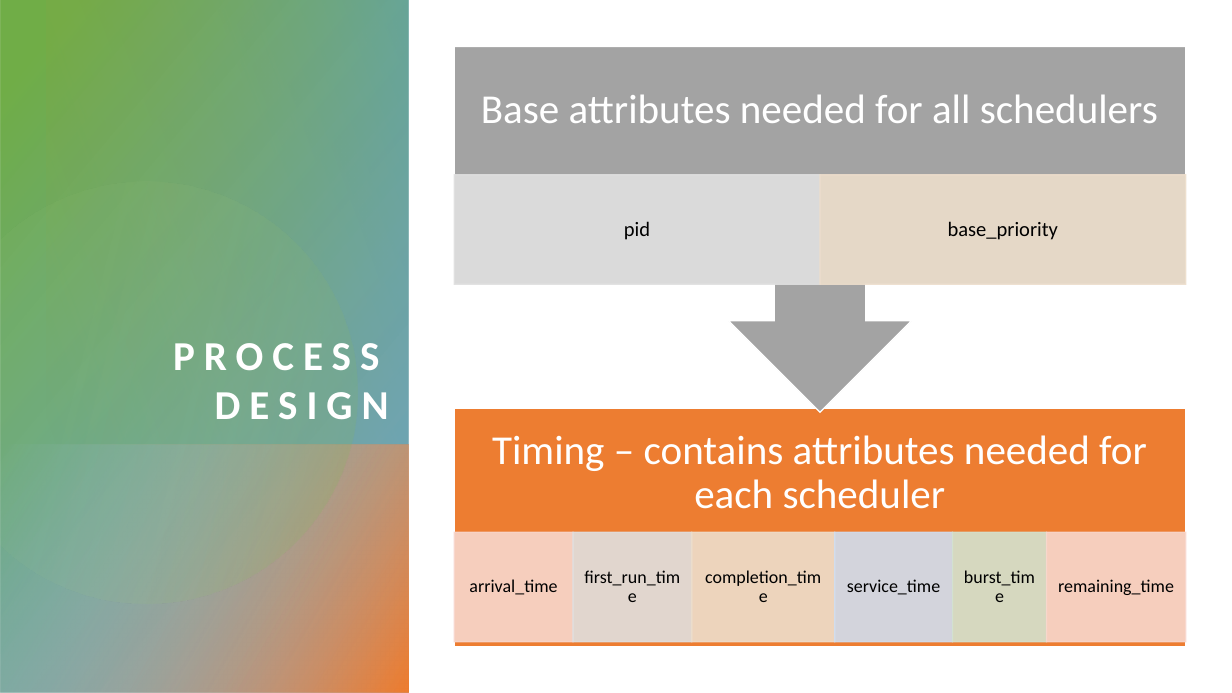
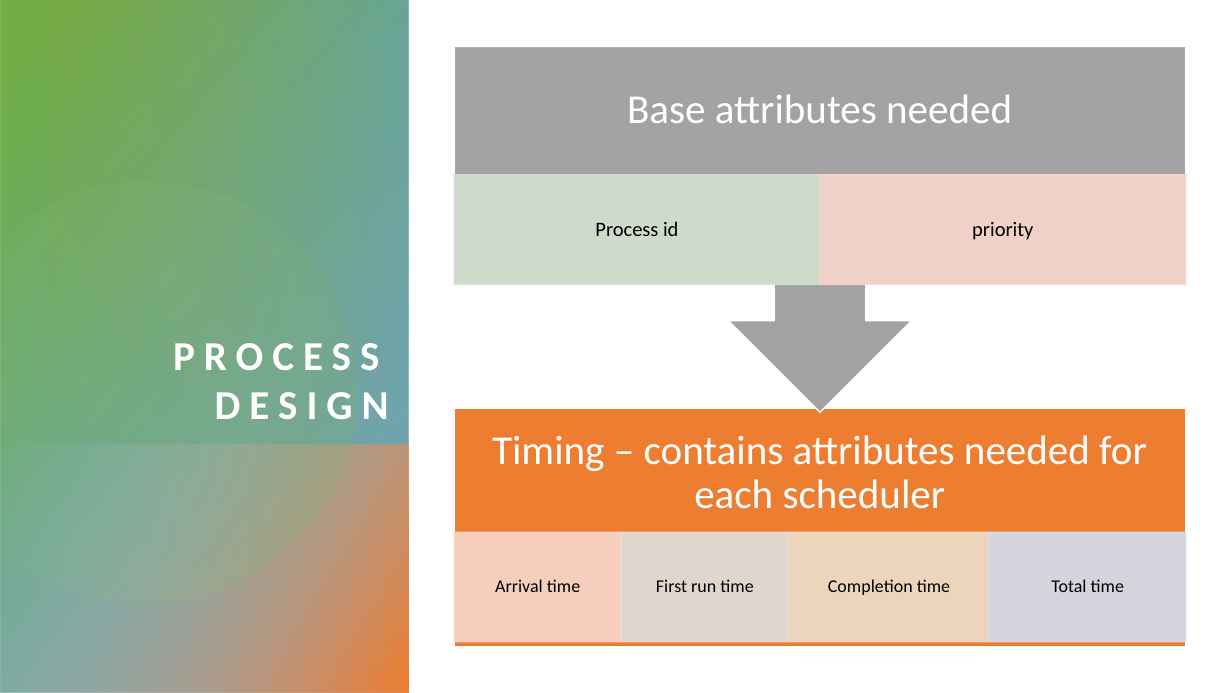
Before and after one commit to nathandekeyrel/os-final-proj, a slide deck: slide 17 of presentation/OS Final Presentation.pptx. Drawn at 1232x693 pixels with LibreOffice and Linux fonts; fonts in the diff are those of the drawing. Boxes give left, top, right and bottom in pixels: in the first picture for what was removed or moved away, otherwise in the second. Text is boxed around its words. In the diff, an @@ line names an element or a change of style, - is before the commit and + after.

```diff
--- a/presentation/OS Final Presentation.pptx
+++ b/presentation/OS Final Presentation.pptx
@@ text at <box>627,94,1012,123</box>: text changed @@
-Base attributes needed for all schedulers
+Base attributes needed
@@ rectangle at <box>455,175,821,284</box>: fill #E0E0E0 at 90% opacity to #D5E3CF at 90% opacity; outline #E0E0E0 1 pt to #D5E3CF 1 pt @@
@@ rectangle at <box>820,175,1186,284</box>: fill #EDDECC at 90% opacity to #F8D7CE at 90% opacity; outline #EDDECC 1 pt to #F8D7CE 1 pt @@
@@ text at <box>595,221,678,236</box>: text changed @@
-pid
+Process id
@@ text at <box>972,222,1033,240</box>: text changed @@
-base_priority
+priority
@@ rectangle: place and size @@
-rectangle at <box>455,532,574,641</box>
+rectangle at <box>455,532,622,641</box>
@@ rectangle: place and size @@
-rectangle at <box>573,532,692,641</box>
+rectangle at <box>621,532,788,641</box>
@@ rectangle: place and size @@
-rectangle at <box>692,532,836,641</box>
+rectangle at <box>788,532,990,641</box>
@@ rectangle: place and size @@
-rectangle at <box>1047,532,1187,641</box>
+rectangle at <box>990,532,1186,641</box>
@@ rectangle at <box>990,532,1186,641</box>: fill #F8D7CE at 90% opacity to #D2DEEF at 90% opacity; outline #F8D7CE 1 pt to #D2DEEF 1 pt @@
@@ text at <box>495,579,580,592</box>: text changed @@
-arrival_time
+Arrival time
@@ text at <box>656,579,753,592</box>: text changed @@
-first_run_time
+First run time
@@ text at <box>828,579,950,595</box>: text changed @@
-completion_time
+Completion time
@@ group removed at <box>835,532,1047,641</box>: 2 rectangles, 2 texts @@
-service_time
-burst_time
@@ text at <box>1051,579,1124,592</box>: text changed @@
-remaining_time
+Total time
```
Also in this commit, not shown: 6 other slides changed, 2 slides added, 3 slides removed, 11 other files.
